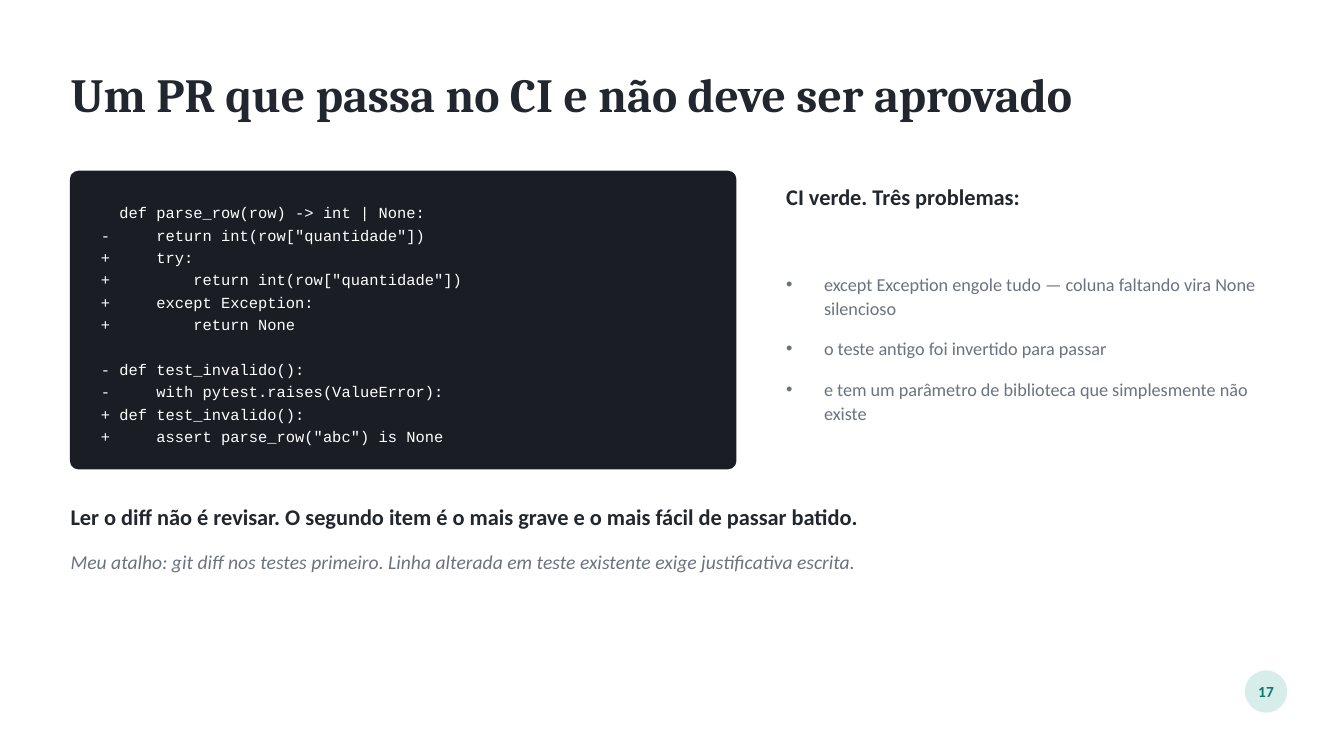
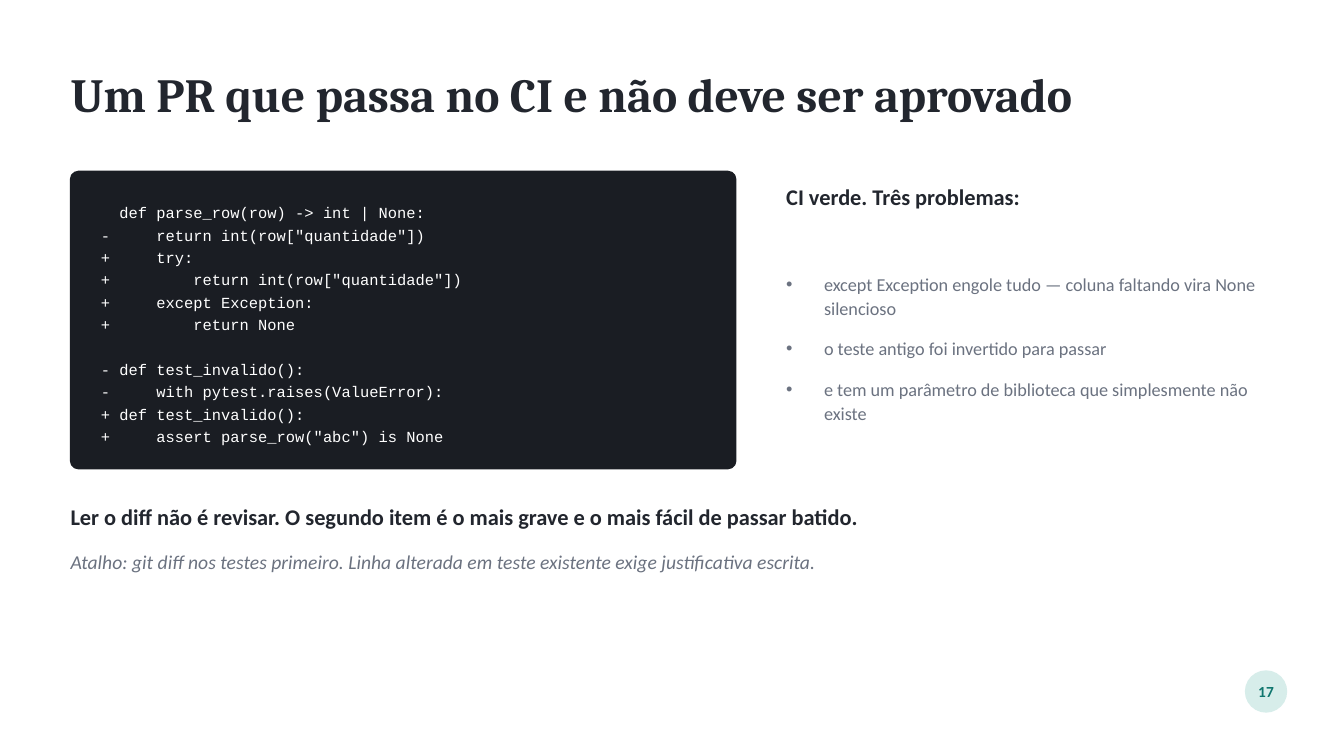
Before and after one commit to devdiasbr/boas-praticas-ia, a slide deck: slide 18 of apresentacao/como-eu-uso-ia.pptx. Drawn at 1344x756 pixels with LibreOffice and Linux fonts; fonts in the diff are those of the drawing. Boxes give left, top, right and bottom in pixels: in the first picture for what was removed or moved away, otherwise in the second. Text is boxed around its words. In the diff, an @@ line names an element or a change of style, - is before the commit and + after.

```diff
--- a/apresentacao/como-eu-uso-ia.pptx
+++ b/apresentacao/como-eu-uso-ia.pptx
@@ text at (71, 555, 815, 573): text changed @@
-Meu atalho: git diff nos testes primeiro. Linha alterada em teste existente exige justificativa escrita.
+Atalho: git diff nos testes primeiro. Linha alterada em teste existente exige justificativa escrita.
```
Also in this commit, not shown: 21 other slides changed, 1 other file.
